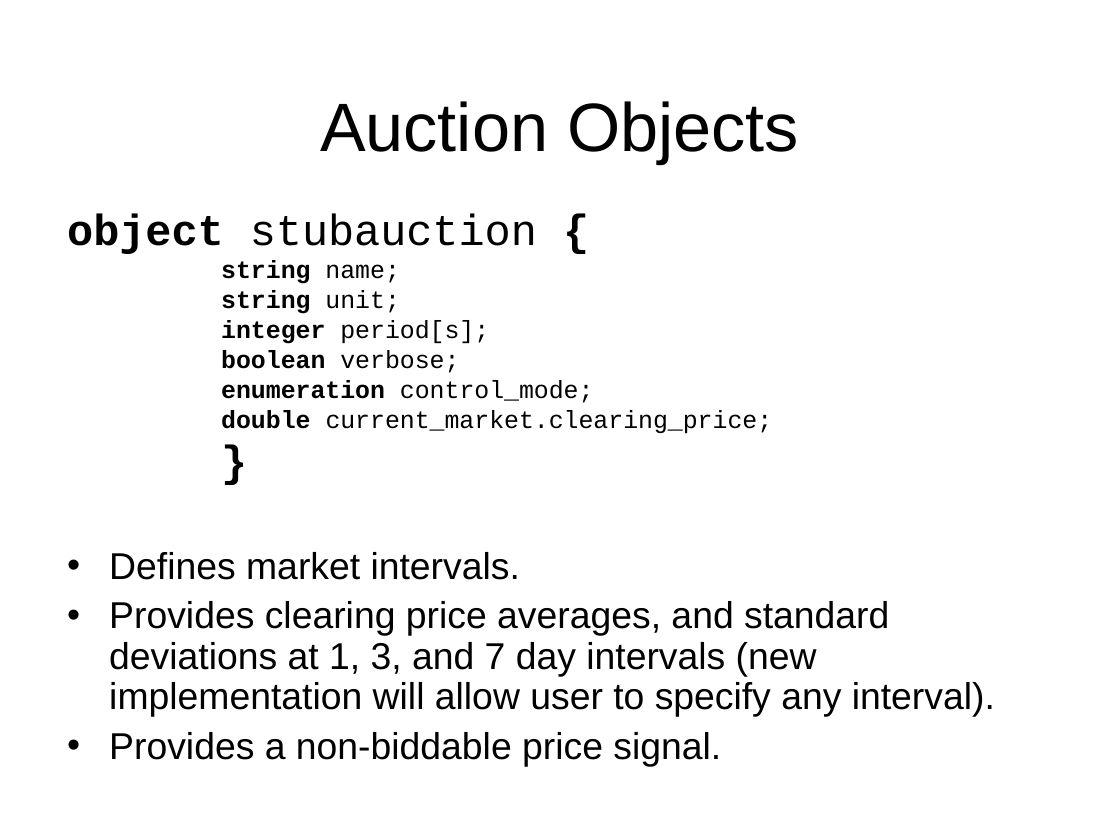
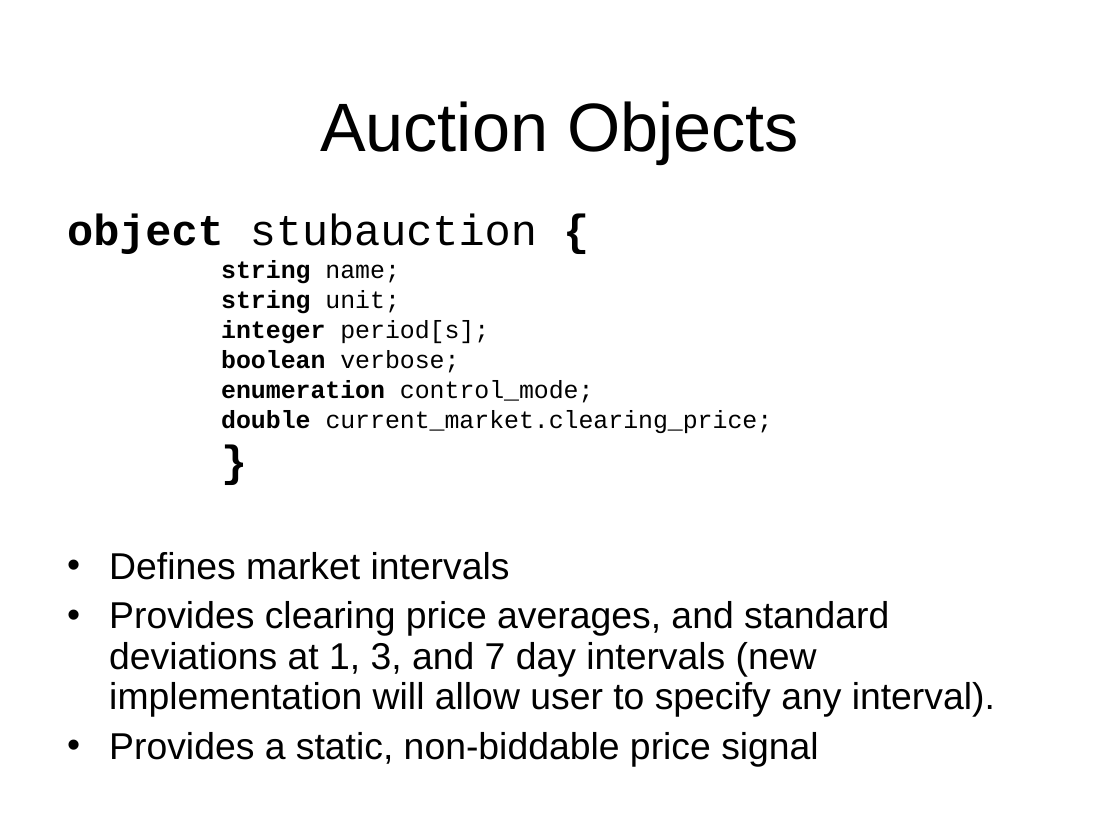
Before and after one commit to gridlab-d/course, a slide deck: slide 18 of FourDayCourse/5.1 - Market Module.ppt (slide 16 before the commit). Drawn at 1120x840 pixels with LibreOffice and Linux fonts; fonts in the diff are those of the drawing; background and template pictures are left out. Boxes give left, top, right and bottom in pixels: in the first picture for what was removed or moved away, otherwise in the second. Text is boxed around its words. In the diff, an @@ line names an element or a change of style, - is before the commit and + after.

```diff
--- a/FourDayCourse/5.1 - Market Module.ppt
+++ b/FourDayCourse/5.1 - Market Module.ppt
@@ text at (109,552,510,580): text changed @@
-• Defines market intervals.
+• Defines market intervals
@@ text at (109,732,819,766): text changed @@
-• Provides a non-biddable price signal.
+• Provides a static, non-biddable price signal
```
Also in this commit, not shown: 7 other slides changed, 2 slides added, 12 other files.
